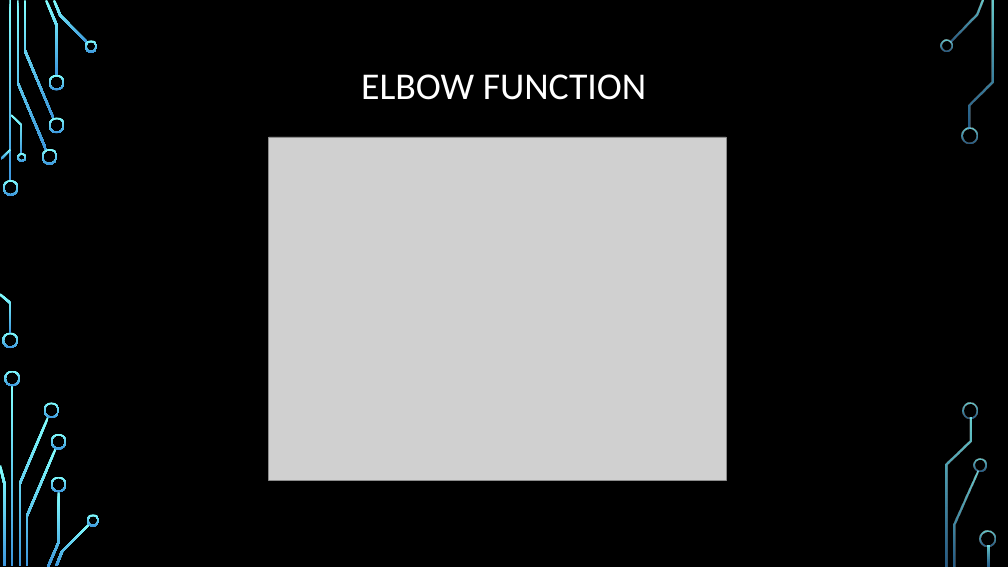
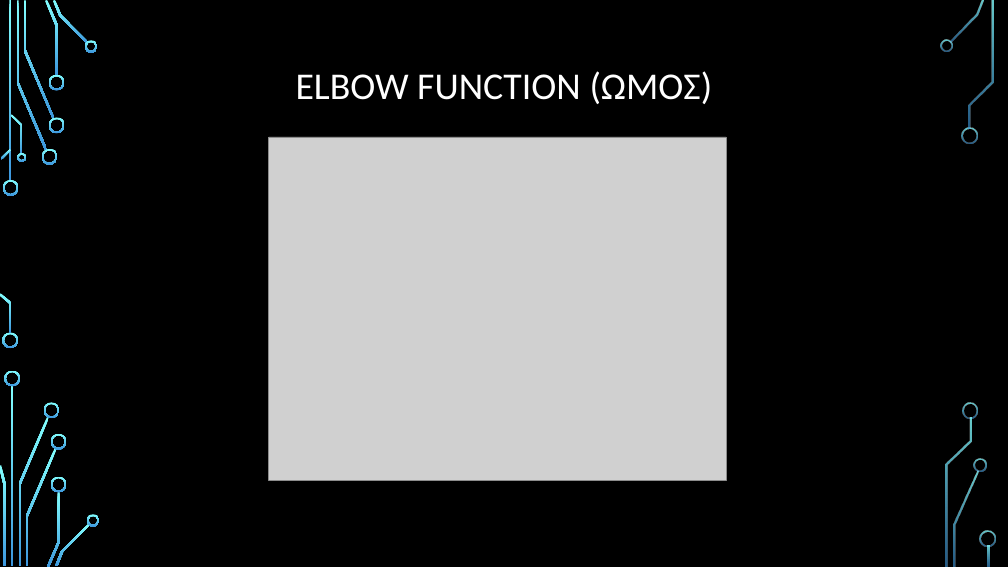
Before and after one commit to johny-kampe/Athletic-Performance-Optimization-Diploma-Thesis, a slide deck: slide 11 of Athletic Performance Optimization.pptx (slide 12 before the commit). Drawn at 1008x567 pixels with LibreOffice and Linux fonts; fonts in the diff are those of the drawing; grey boxes stand for pictures; background and template pictures are left out. Boxes give left, top, right and bottom in pixels: in the first picture for what was removed or moved away, otherwise in the second. Text is boxed around its words. In the diff, an @@ line names an element or a change of style, - is before the commit and + after.

```diff
--- a/Athletic Performance Optimization.pptx
+++ b/Athletic Performance Optimization.pptx
@@ title at [296,71,713,104]: text changed @@
-ELBOW FUNCTION
+ELBOW FUNCTION (ΩΜΟΣ)
```
Also in this commit, not shown: 2 other slides changed, 6 slides added, 4 slides removed.
